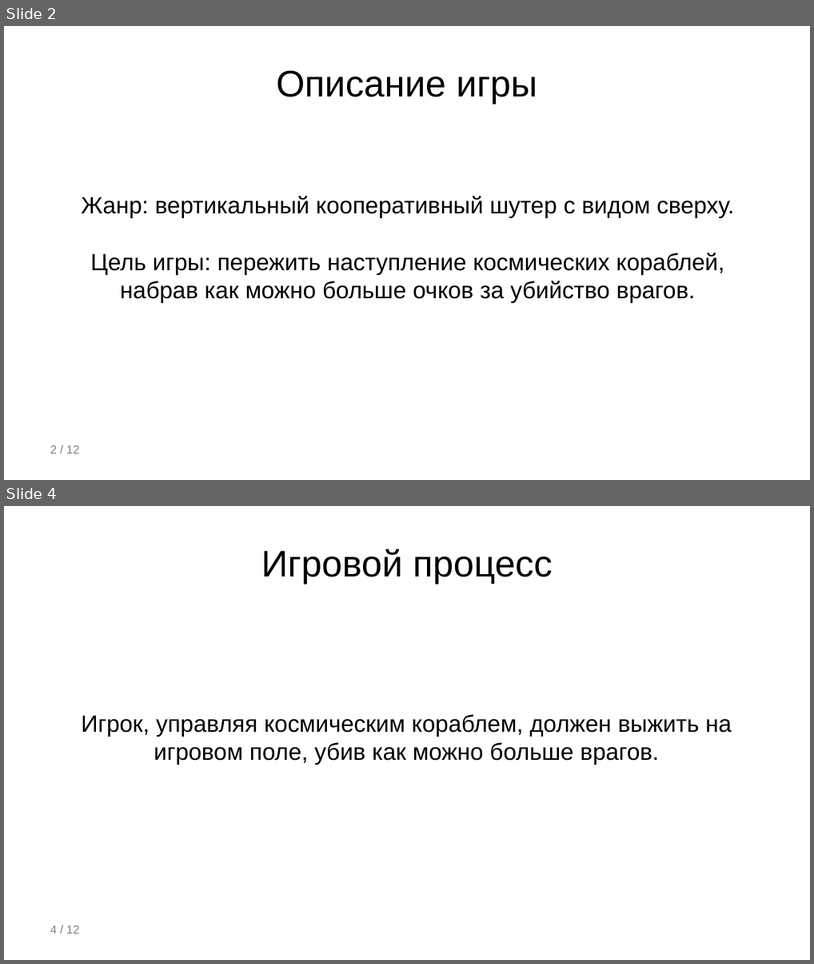
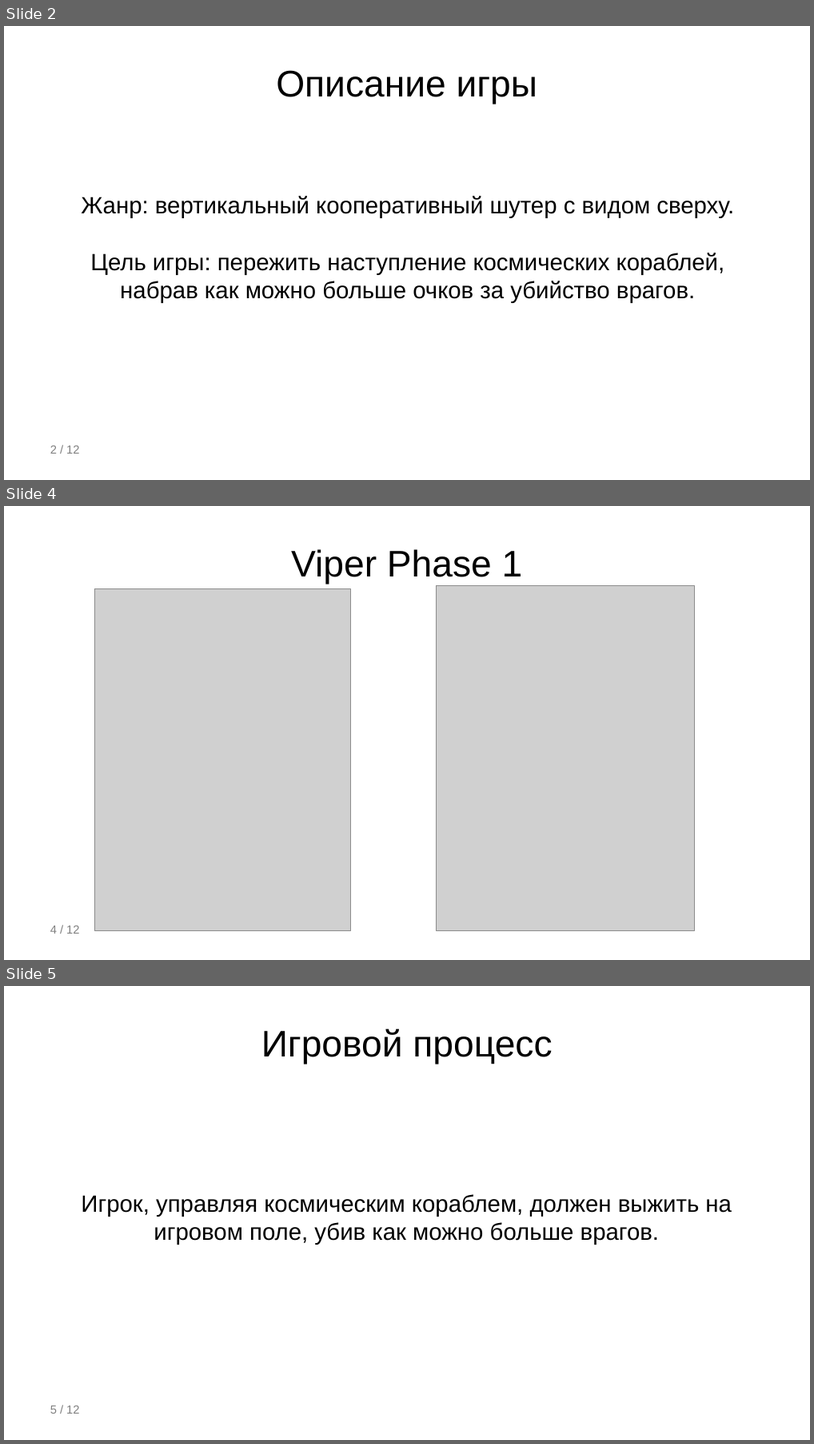
Before and after one commit to direded/direded.github.io, a slide deck: FEFU Invaders.pptx. Shown one above the other, each under a label of ours: slides 2 and 4 before the commit, slides 2, 4 and 5 after it; the slides between them are not shown. The pictures are 814x964 and 814x1444 pixels, drawn with LibreOffice and Linux fonts; fonts in the diff are those of the drawing; grey boxes stand for pictures. Boxes give left, top, right and bottom in pixels: in the first picture for what was removed or moved away, otherwise in the second. Text is boxed around its words. In the diff, an @@ line names an element or a change of style, - is before the commit and + after.

```diff
--- a/FEFU Invaders.pptx
+++ b/FEFU Invaders.pptx
@@ slide 4 added at (4,506,810,960), background #FFFFFF; not listed: 1 template element that a slide beside it also shows @@
@@ title added at (291,549,523,584), 44 pt, text #000000 @@
+Viper Phase 1
@@ picture added at (94,589,350,931) @@
@@ picture added at (436,585,695,930) @@
@@ what was slide 4 is now slide 5 @@
@@ page number at (50,1405,79,1413): text changed @@
-4 / 12
+5 / 12
```
Also in this commit, not shown: 1 other slide added, 1 slide removed.
